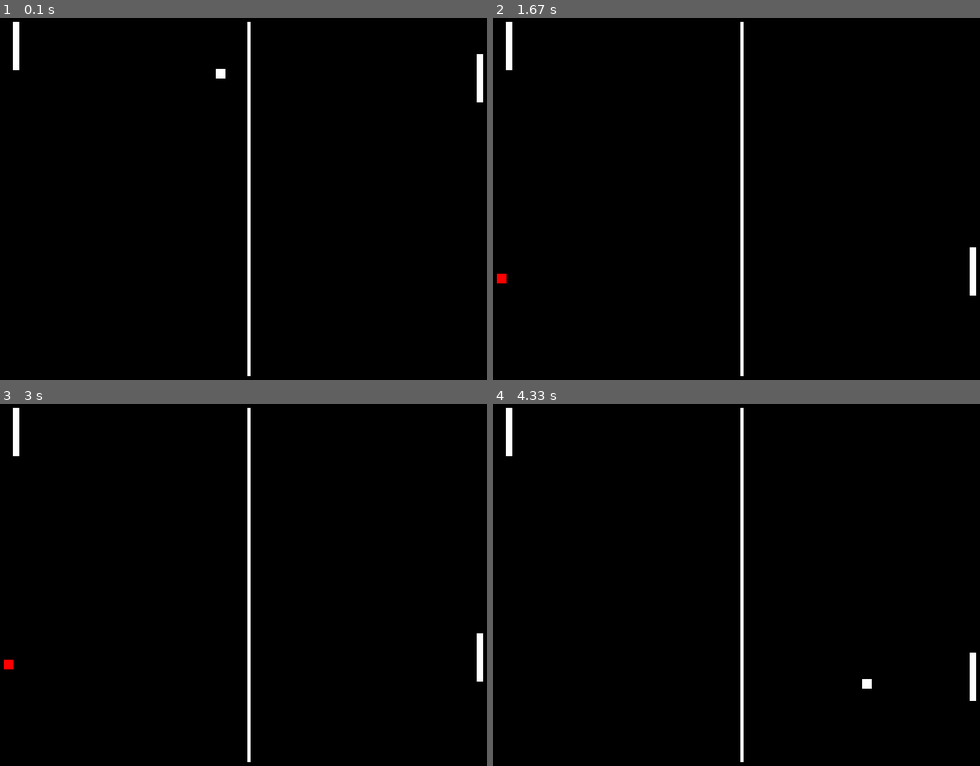
Above: before the commit, frames 1-4 (two rows, left to right).
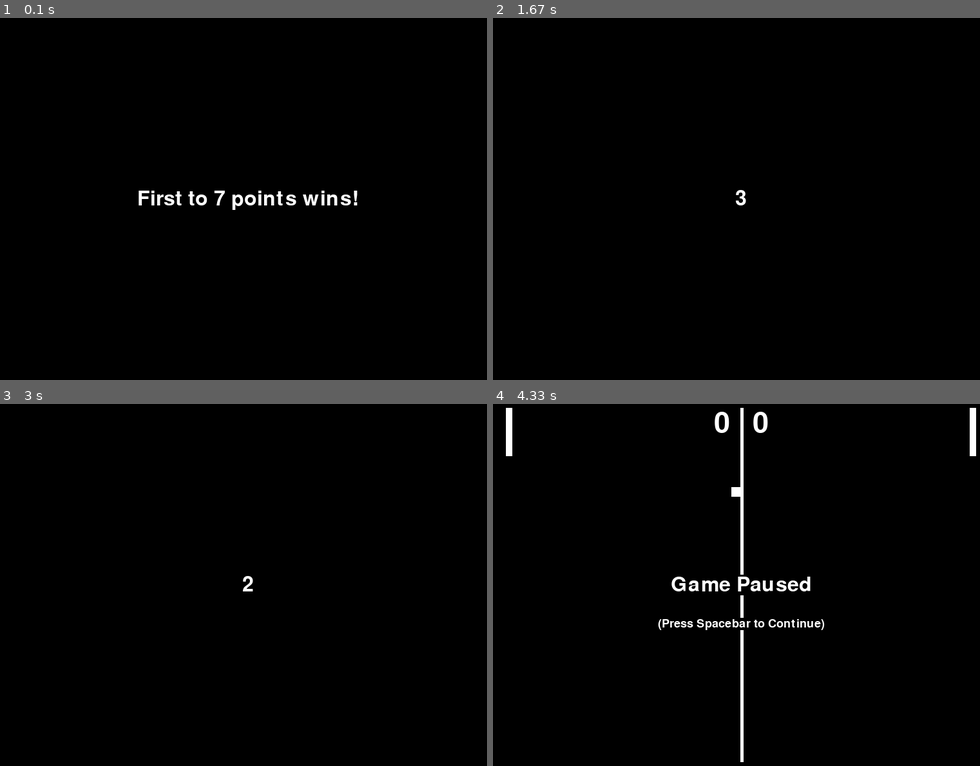
Above: after the commit, the same moments.

Repository: cs-cordero/Pong
Game: pygame game, started from pong.py
Same seed, same stepped clock (60 frames per second), same inputs: the game is played once before the commit and once after it. The source is Python 2; it was converted automatically to run under Python 3.
Inputs:
- Up to frame 1 (0.1 s): no input
- Up to frame 2 (1.67 s): no input
- Up to frame 3 (3 s): no input
- Up to frame 4 (4.33 s): tap Space at 3.83 s

The runs differ from the first frame. In frame 1, 1.8% of the frame differs, in the area x 2-100%, y 1-99%; in frame 2, 1.1%; in frame 3, 1.1%; in frame 4, 1.7%.

Commit message:
Game nearly finished, need to add some remaining functionability regarding game modes and restarting after a game over.

Diff:
--- a/data/constants.py
+++ b/data/constants.py
@@ -25,3 +25,6 @@
 BALLSPEEDY = WINDOWHEIGHT / (FPS / 1.0)
 
 VOLLEYCOUNT = 0
+
+PLAYERONESCORE = 0
+PLAYERTWOSCORE = 0
--- a/data/main.py
+++ b/data/main.py
@@ -1,6 +1,7 @@
 import sys
 import os
 import pygame as pg
+from pygame.locals import *
 import random
 from . import constants as c
 from . import colors
@@ -24,11 +25,11 @@
     for paddle in PADDLESLIST:
       if self.ball.colliderect(paddle.paddle):
         # allow complicated 'spin' hits
+        if paddle.humanid == 'HUMAN1':
+          GameBall.ball.left = paddle.paddle.right + 1
+        elif paddle.humanid == 'HUMAN2' or paddle.humanid == 'AI':
+          GameBall.ball.right = paddle.paddle.left - 1
         if paddle.humanid == 'HUMAN1' or paddle.humanid == 'HUMAN2':
-          if paddle.humanid == 'HUMAN1':
-            GameBall.ball.left = paddle.paddle.right + 1
-          elif paddle.humanid == 'HUMAN2' or paddle.humanid == 'AI':
-            GameBall.ball.right = paddle.paddle.left - 1
           if (paddle.dy > 0 and self.dy >= 0) or (paddle.dy < 0 and self.dy <= 0):  # paddle moving with ball in same direction
             print 'Nice!'
             self.dy += 2 * self.dy / abs(self.dy)  # increase speed
@@ -43,6 +44,7 @@
           c.VOLLEYCOUNT = 0
           self.dx = self.dx * 1.2 # when volleycount reaches 8 (or four hits each player, increase speed by 20%)
           self.dy = self.dy * 1.2 # when volleycount reaches 8 (or four hits each player, increase speed by 20%)
+
     # game board collision
     if (self.ball.top <= GAMEZONE.top):
       self.ball.top = GAMEZONE.top + 1
@@ -55,13 +57,13 @@
       self.dy = 0
       self.color = colors.red
       GamePoint = False
-      # Add points for Computer
+      c.PLAYERTWOSCORE += 1
     elif self.ball.right >= GAMEZONE.right:
       self.dx = 0
       self.dy = 0
       self.color = colors.green
       GamePoint = False
-      # Add points for Player
+      c.PLAYERONESCORE += 1
       #self.dx = self.dx * -1  # One Player Game
 
 class Paddle:
@@ -93,36 +95,6 @@
     if self.paddle.top < GAMEZONE.top: self.paddle.top = GAMEZONE.top
     if self.paddle.bottom > GAMEZONE.bottom: self.paddle.bottom = GAMEZONE.bottom
 
-def PauseGame(type):
-  global GameBall
-  PauseGame = True
-  if type != 'PointMade': print 'Game Paused'
-  store_dx = GameBall.dx
-  store_dy = GameBall.dy
-  GameBall.dx = 0
-  GameBall.dy = 0
-  while PauseGame:
-    for event in pg.event.get():
-      if event.type == pg.KEYDOWN and event.key == pg.K_SPACE:
-        if type == 'PointMade':
-          GameBall  = Ball(GAMEZONE.centerx - c.BALLWIDTH, random.randint(GAMEZONE.top,GAMEZONE.bottom-c.BALLHEIGHT),colors.white)
-        if type != 'PointMade': print 'Game Unpaused'
-        PauseGame = False
-      elif event.type == QUIT or (event.type == pg.KEYDOWN and event.key == pg.K_ESCAPE):
-        pg.quit()
-        sys.exit()
-  if type != 'PointMade':
-    GameBall.dx = store_dx
-    GameBall.dy = store_dy
-
-def CheckForOtherInput():
-  for event in pg.event.get():
-    if event.type == QUIT or (event.type == pg.KEYDOWN and event.key == pg.K_ESCAPE):
-      pg.quit()
-      sys.exit()
-    elif event.type == pg.KEYDOWN and event.key == pg.K_SPACE:
-      PauseGame('PlayerPaused')
-
 # initialize game
 pg.init()
 DISPLAYSURF = pg.display.set_mode((c.WINDOWWIDTH,c.WINDOWHEIGHT))
@@ -137,27 +109,93 @@
 PlayerTwo = Paddle(GAMEZONE.right - c.PADDLETHICKNESS - 10, GAMEZONE.top, 'AI')
 GameBall  = Ball(GAMEZONE.centerx - c.BALLWIDTH, random.randint(GAMEZONE.top,GAMEZONE.bottom-c.BALLHEIGHT),colors.white)
 
+def startGame():
+  DISPLAYSURF.fill(colors.black)
+  GenerateText('First to 7 points wins!', GAMEZONE.centerx, GAMEZONE.centery)
+  pg.display.update()
+  pg.time.wait(1000)
+  DISPLAYSURF.fill(colors.black)
+  GenerateText('3', GAMEZONE.centerx, GAMEZONE.centery)
+  pg.display.update()
+  pg.time.wait(1000)
+  DISPLAYSURF.fill(colors.black)
+  GenerateText('2', GAMEZONE.centerx, GAMEZONE.centery)
+  pg.display.update()
+  pg.time.wait(1000)
+  DISPLAYSURF.fill(colors.black)
+  GenerateText('1', GAMEZONE.centerx, GAMEZONE.centery)
+  pg.display.update()
+  pg.time.wait(1000)
+
+def drawAssets():
+  DISPLAYSURF.fill(colors.black)
+  pg.draw.rect(DISPLAYSURF, colors.black, GAMEZONE)
+  pg.draw.rect(DISPLAYSURF, colors.white, CENTERLINE)
+  GenerateText(repr(c.PLAYERONESCORE), GAMEZONE.centerx - 30, GAMEZONE.top + 25, 45)
+  GenerateText(repr(c.PLAYERTWOSCORE), GAMEZONE.centerx + 30, GAMEZONE.top + 25, 45)
+  pg.draw.rect(DISPLAYSURF, colors.white, PlayerOne.paddle)
+  pg.draw.rect(DISPLAYSURF, colors.white, PlayerTwo.paddle)
+  pg.draw.rect(DISPLAYSURF, GameBall.color, GameBall.ball)
+
+def GenerateText(text, posx, posy, size=32):
+  fontObj = pg.font.Font('freesansbold.ttf', size)
+  textSurfaceObj = fontObj.render(text, True, colors.white, colors.black)
+  textRectObj = textSurfaceObj.get_rect()
+  textRectObj.center = (posx, posy)
+  DISPLAYSURF.blit(textSurfaceObj, textRectObj)
+
+def CheckForOtherInput(restrictions='None'):
+  for event in pg.event.get():
+    if event.type == QUIT or (event.type == pg.KEYDOWN and event.key == pg.K_ESCAPE):
+      pg.quit()
+      sys.exit()
+    elif event.type == pg.KEYDOWN and event.key == pg.K_SPACE and restrictions != 'NoSpace':
+      PauseGame('PlayerPaused')
+
+def PauseGame(type):
+  global GameBall
+  PauseGame = True
+  store_dx = GameBall.dx
+  store_dy = GameBall.dy
+  GameBall.dx = 0
+  GameBall.dy = 0
+  if type == 'PointMade1':
+    GenerateText('Player One Scored!', GAMEZONE.centerx, GAMEZONE.centery)
+    GenerateText('(Press Spacebar to Continue)', GAMEZONE.centerx, GAMEZONE.centery + 60, 18)
+  elif type == 'PointMade2':
+    GenerateText('Player Two Scored!', GAMEZONE.centerx, GAMEZONE.centery)
+    GenerateText('(Press Spacebar to Continue)', GAMEZONE.centerx, GAMEZONE.centery + 60, 18)
+  else:
+    GenerateText('Game Paused', GAMEZONE.centerx, GAMEZONE.centery)
+    GenerateText('(Press Spacebar to Continue)', GAMEZONE.centerx, GAMEZONE.centery + 60, 18)
+  pg.display.update()
+  while PauseGame:
+    for event in pg.event.get():
+      if event.type == pg.KEYDOWN and event.key == pg.K_SPACE:
+        if type == 'PointMade1' or type == 'PointMade2':
+          GameBall  = Ball(GAMEZONE.centerx - c.BALLWIDTH, random.randint(GAMEZONE.top,GAMEZONE.bottom-c.BALLHEIGHT),colors.white)
+        PauseGame = False
+      elif event.type == QUIT or (event.type == pg.KEYDOWN and event.key == pg.K_ESCAPE):
+        pg.quit()
+        sys.exit()
+  if type != 'PointMade1' and type != 'PointMade2':
+    GameBall.dx = store_dx
+    GameBall.dy = store_dy
+
 def main(gameStatus):
   if PlayerTwo.humanid == 'AI' and gameStatus == 'EASY':
     PlayerTwo.speed = PlayerTwo.speed * .65
+  startGame()
   GameInProgress = True
   while GameInProgress:
     if gameStatus == 'EASY':
       GameBall.dx = GameBall.dx * .70
       GameBall.dy = GameBall.dy * .70
-
     global GamePoint
     GamePoint = True
 
     while GamePoint: # main game loop
-      DISPLAYSURF.fill(colors.black)  # create surface
-      pg.draw.rect(DISPLAYSURF, colors.black, GAMEZONE)  # set game zone
-      pg.draw.rect(DISPLAYSURF, colors.white, CENTERLINE)
-
-      # draw assets
-      pg.draw.rect(DISPLAYSURF, colors.white, PlayerOne.paddle)
-      pg.draw.rect(DISPLAYSURF, colors.white, PlayerTwo.paddle)
-      pg.draw.rect(DISPLAYSURF, GameBall.color, GameBall.ball)
+      drawAssets()
 
       # player controls
       key = pg.key.get_pressed()
@@ -173,17 +211,26 @@
       pg.display.update()
       FPSCLOCK.tick(c.FPS)
 
+      if c.PLAYERTWOSCORE == 7: GameInProgress = False
+      elif c.PLAYERONESCORE == 7: GameInProgress = False
+
     # game point made, show final position, then wait for space bar to continue game.
-    pg.draw.rect(DISPLAYSURF, colors.black, GAMEZONE)
-    pg.draw.rect(DISPLAYSURF, colors.white, CENTERLINE)
-    pg.draw.rect(DISPLAYSURF, colors.white, PlayerOne.paddle)
-    pg.draw.rect(DISPLAYSURF, colors.white, PlayerTwo.paddle)
-    pg.draw.rect(DISPLAYSURF, GameBall.color, GameBall.ball)
+    drawAssets()
     pg.display.update()
     FPSCLOCK.tick(c.FPS)
-    PauseGame('PointMade') # wait for space bar
-
-  for event in pg.event.get():
-      if event.type == QUIT or (event.type == pg.KEYDOWN and event.key == pg.K_ESCAPE):
-        pg.quit()
-        sys.exit()
+    if GameBall.color == colors.red:
+      PauseGame('PointMade2') # wait for space bar
+    if GameBall.color == colors.green:
+      PauseGame('PointMade1') # wait for space bar
+
+  # match point made, show final position and quit.
+  if c.PLAYERONESCORE == 7:
+    drawAssets()
+    GenerateText('Player One Wins!',  GAMEZONE.centerx, GAMEZONE.centery)
+    pg.display.update()
+  elif c.PLAYERTWOSCORE == 7:
+    drawAssets()
+    GenerateText('Player Two Wins!',  GAMEZONE.centerx, GAMEZONE.centery)
+    pg.display.update()
+  while True:
+    CheckForOtherInput('NoSpace')
Not shown, changed: data/constants.pyc
Not shown, changed: data/main.pyc
